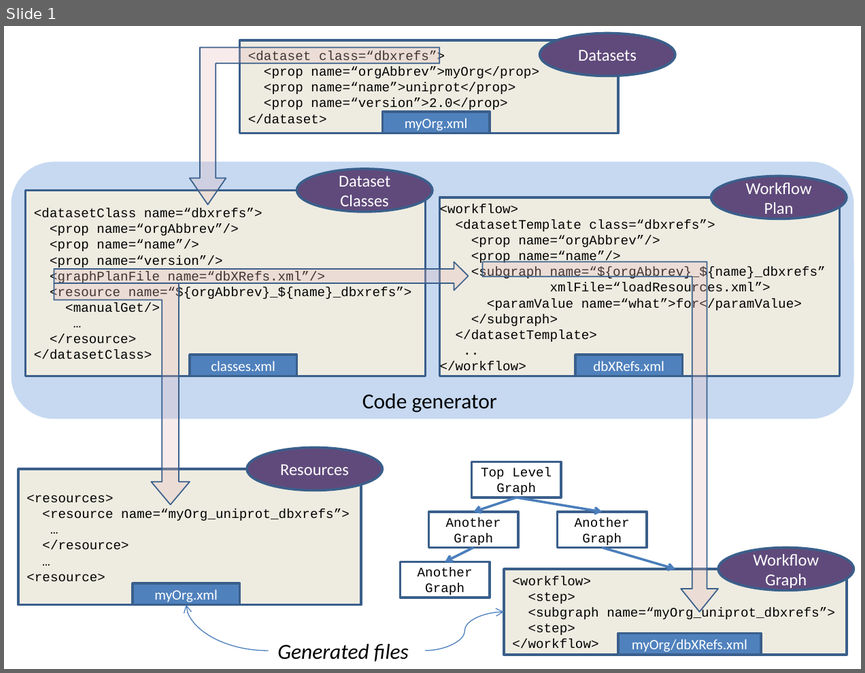
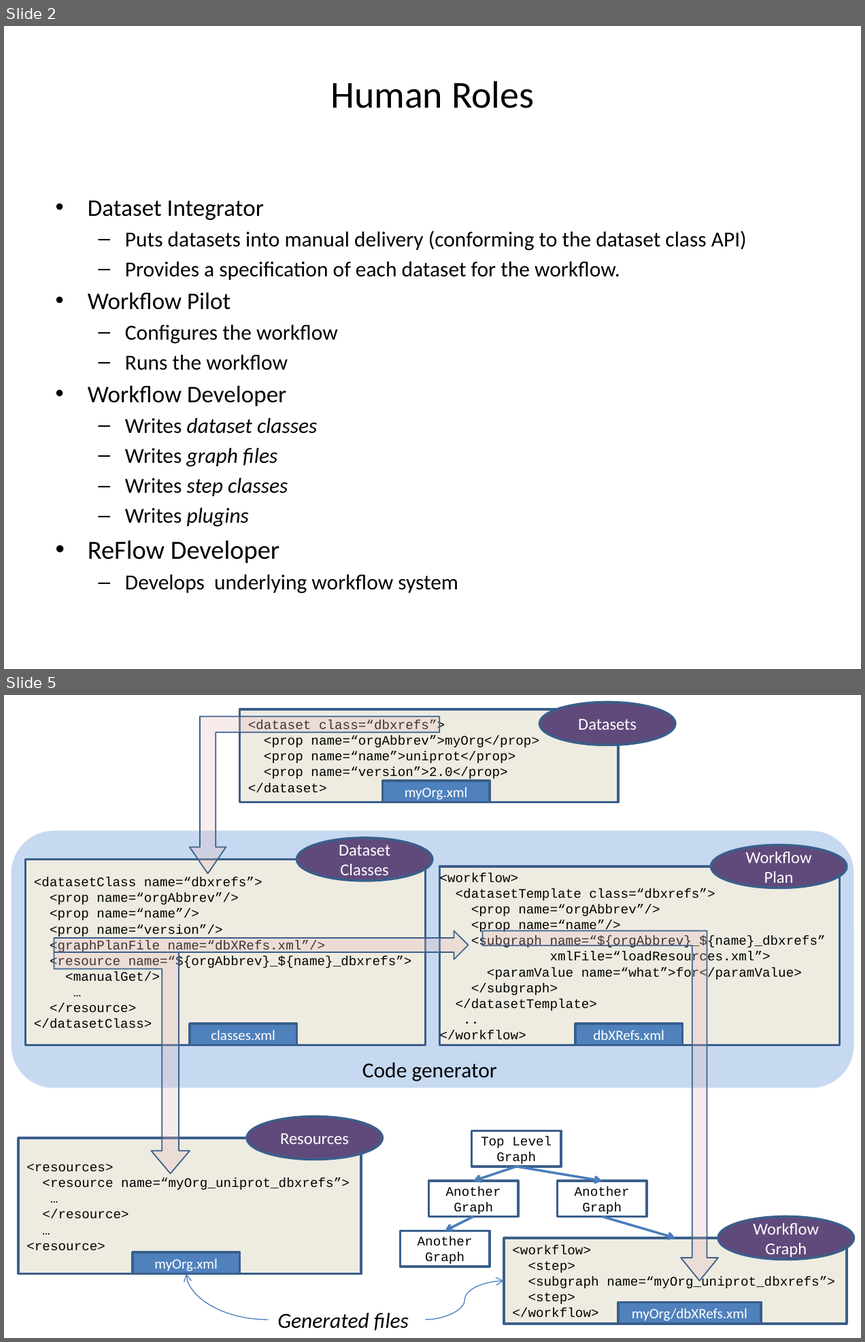
Before and after one commit to VEuPathDB/ReFlow, a slide deck: Dataset/doc/Overview.pptx. Shown one above the other, each under a label of ours: slide 1 before the commit, slides 2 and 5 after it; the slides between them are not shown. The pictures are 865x673 and 865x1342 pixels, drawn with LibreOffice and Linux fonts; fonts in the diff are those of the drawing. Boxes give left, top, right and bottom in pixels: in the first picture for what was removed or moved away, otherwise in the second. Text is boxed around its words. In the diff, an @@ line names an element or a change of style, - is before the commit and + after.

```diff
--- a/Dataset/doc/Overview.pptx
+++ b/Dataset/doc/Overview.pptx
@@ slide 2 added at [4, 26, 861, 669], background #FFFFFF @@
@@ title added at [330, 81, 534, 108], 32 pt, text #000000 @@
+Human Roles
@@ text added at [88, 200, 747, 593], 18 pt, text #000000 @@
+• Dataset Integrator
+  – Puts datasets into manual delivery (conforming to the dataset class API)
+  – Provides a specification of each dataset for the workflow.
+• Workflow Pilot
+  – Configures the workflow
+  – Runs the workflow
+• Workflow Developer
+  – Writes dataset classes
+  – Writes graph files
+  – Writes step classes
+  – Writes plugins
+• ReFlow Developer
+  – Develops underlying workflow system
@@ what was slide 1 is now slide 5 @@
```
Also in this commit, not shown: 1 slide changed, 6 other slides added.
